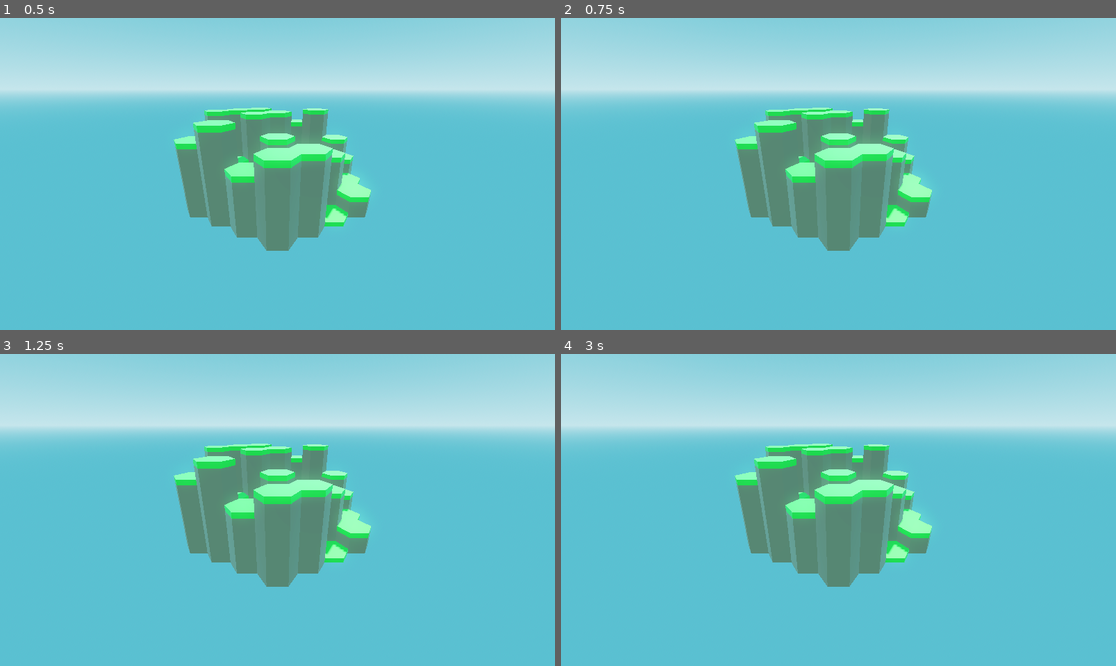
Above: before the commit, frames 1-4 (two rows, left to right).
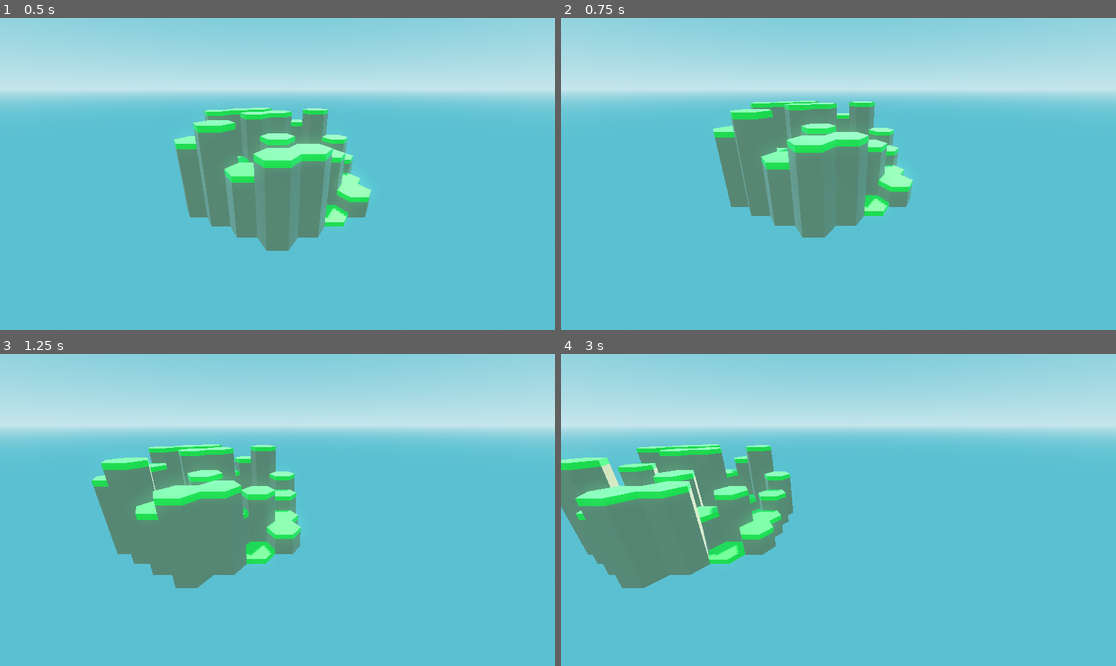
Above: after the commit, the same moments.

Repository: sixthkind/hexagon-godot
Game: Godot game, scene res://scene.tscn
Same seed, same stepped clock (60 frames per second), same inputs: the game is played once before the commit and once after it.
Inputs (mouse positions are in pixels of both pictures, inside the frame that each line leads up to):
- Up to frame 1 (0.5 s): no input
- Up to frame 2 (0.75 s): tap Enter at 0.5 s; move the mouse to (960, 158) at 0.52 s; hold D from 0.53 s (still down); tap Q at 0.6 s; click (960, 158) at 0.67 s
- Up to frame 3 (1.25 s): keep holding D; tap E at 0.8 s
- Up to frame 4 (3 s): release D at 1.25 s; drag from (727, 525) to (810, 572) at 1.27 s; tap Space at 2 s; move the mouse to (894, 441) at 2.02 s; hold D 2.03-2.75 s; tap Shift at 2.1 s; click (894, 441) at 2.17 s; tap Alt at 2.3 s; drag from (810, 572) to (672, 463) at 2.77 s

Frame 1 is identical in both runs. In frame 2, 8.3% of the frame differs, in the area x 27-67%, y 26-75%; in frame 3, 14%; in frame 4, 23%, in the area x 0-67%, y 28-76%.

Commit message:
Add camera script

Diff:
--- a/scene.tscn
+++ b/scene.tscn
@@ -1,5 +1,6 @@
-[gd_scene load_steps=11 format=3 uid="uid://br05ybjfb7xtq"]
+[gd_scene load_steps=12 format=3 uid="uid://br05ybjfb7xtq"]
 
+[ext_resource type="Script" path="res://scripts/FreeLockCamera3D.gd" id="1_3bny6"]
 [ext_resource type="Script" path="res://scripts/World.gd" id="1_o10kw"]
 [ext_resource type="Script" path="res://scripts/TerrainType.gd" id="2_b56jq"]
 [ext_resource type="PackedScene" uid="uid://bkdnxf77bq56r" path="res://models/terrain/grass_cover.glb" id="2_s0og2"]
@@ -45,6 +46,7 @@
 
 [node name="Camera3D" type="Camera3D" parent="."]
 transform = Transform3D(1, 0, 0, 0, 0.923297, 0.384086, 0, -0.384086, 0.923297, 0, 6.7517, 13.2446)
+script = ExtResource("1_3bny6")
 
 [node name="World" type="Node3D" parent="."]
 script = ExtResource("1_o10kw")
--- /dev/null
+++ b/scripts/FreeLockCamera3D.gd
@@ -0,0 +1,117 @@
+# Source: https://github.com/adamviola/simple-free-look-camera
+class_name FreeLookCamera extends Camera3D
+
+# Modifier keys' speed multiplier
+const SHIFT_MULTIPLIER = 2.5
+const ALT_MULTIPLIER = 1.0 / SHIFT_MULTIPLIER
+
+@export_range(0.0, 3.0) var speed: float = 1.5
+@export_range(0.0, 1.0) var sensitivity: float = 0.25
+
+# Mouse state
+var _mouse_position = Vector2(0.0, 0.0)
+var _total_pitch = 0.0
+
+# Movement state
+var _direction = Vector3(0.0, 0.0, 0.0)
+var _velocity = Vector3(0.0, 0.0, 0.0)
+var _acceleration = 30
+var _deceleration = -10
+var _vel_multiplier = 4
+
+# Keyboard state
+var _w = false
+var _s = false
+var _a = false
+var _d = false
+var _q = false
+var _e = false
+var _shift = false
+var _alt = false
+
+func _input(event):
+	# Receives mouse motion
+	if event is InputEventMouseMotion:
+		_mouse_position = event.relative
+
+	# Receives mouse button input
+	if event is InputEventMouseButton:
+		match event.button_index:
+			MOUSE_BUTTON_RIGHT: # Only allows rotation if right click down
+				Input.set_mouse_mode(Input.MOUSE_MODE_CAPTURED if event.pressed else Input.MOUSE_MODE_VISIBLE)
+			MOUSE_BUTTON_WHEEL_UP: # Increases max velocity
+				_vel_multiplier = clamp(_vel_multiplier * 1.1, 0.2, 20)
+			MOUSE_BUTTON_WHEEL_DOWN: # Decereases max velocity
+				_vel_multiplier = clamp(_vel_multiplier / 1.1, 0.2, 20)
+
+	# Receives key input
+	if event is InputEventKey:
+		match event.keycode:
+			KEY_W:
+				_w = event.pressed
+			KEY_S:
+				_s = event.pressed
+			KEY_A:
+				_a = event.pressed
+			KEY_D:
+				_d = event.pressed
+			KEY_Q:
+				_q = event.pressed
+			KEY_E:
+				_e = event.pressed
+			KEY_SHIFT:
+				_shift = event.pressed
+			KEY_ALT:
+				_alt = event.pressed
+
+# Updates mouselook and movement every frame
+func _process(delta):
+	_update_mouselook()
+	_update_movement(delta)
+
+# Updates camera movement
+func _update_movement(delta):
+	# Computes desired direction from key states
+	_direction = Vector3(
+		(_d as float) - (_a as float),
+		(_e as float) - (_q as float),
+		(_s as float) - (_w as float)
+	)
+
+	# Computes the change in velocity due to desired direction and "drag"
+	# The "drag" is a constant acceleration on the camera to bring it's velocity to 0
+	var offset = _direction.normalized() * _acceleration * _vel_multiplier * delta \
+		+ _velocity.normalized() * _deceleration * _vel_multiplier * delta
+
+	# Compute modifiers' speed multiplier
+	var speed_multiplier = speed
+	if _shift: speed_multiplier *= SHIFT_MULTIPLIER
+	if _alt: speed_multiplier *= ALT_MULTIPLIER
+
+	# Checks if we should bother translating the camera
+	if _direction == Vector3.ZERO and offset.length_squared() > _velocity.length_squared():
+		# Sets the velocity to 0 to prevent jittering due to imperfect deceleration
+		_velocity = Vector3.ZERO
+	else:
+		# Clamps speed to stay within maximum value (_vel_multiplier)
+		_velocity.x = clamp(_velocity.x + offset.x, -_vel_multiplier, _vel_multiplier)
+		_velocity.y = clamp(_velocity.y + offset.y, -_vel_multiplier, _vel_multiplier)
+		_velocity.z = clamp(_velocity.z + offset.z, -_vel_multiplier, _vel_multiplier)
+
+		translate(_velocity * delta * speed_multiplier)
+
+# Updates mouse look
+func _update_mouselook():
+	# Only rotates mouse if the mouse is captured
+	if Input.get_mouse_mode() == Input.MOUSE_MODE_CAPTURED:
+		_mouse_position *= sensitivity
+		var yaw = _mouse_position.x
+		var pitch = _mouse_position.y
+		_mouse_position = Vector2(0, 0)
+
+		# Prevents looking up/down too far
+		pitch = clamp(pitch, -90 - _total_pitch, 90 - _total_pitch)
+		_total_pitch += pitch
+
+		rotate_y(deg_to_rad(-yaw))
+		rotate_object_local(Vector3(1,0,0), deg_to_rad(-pitch))
